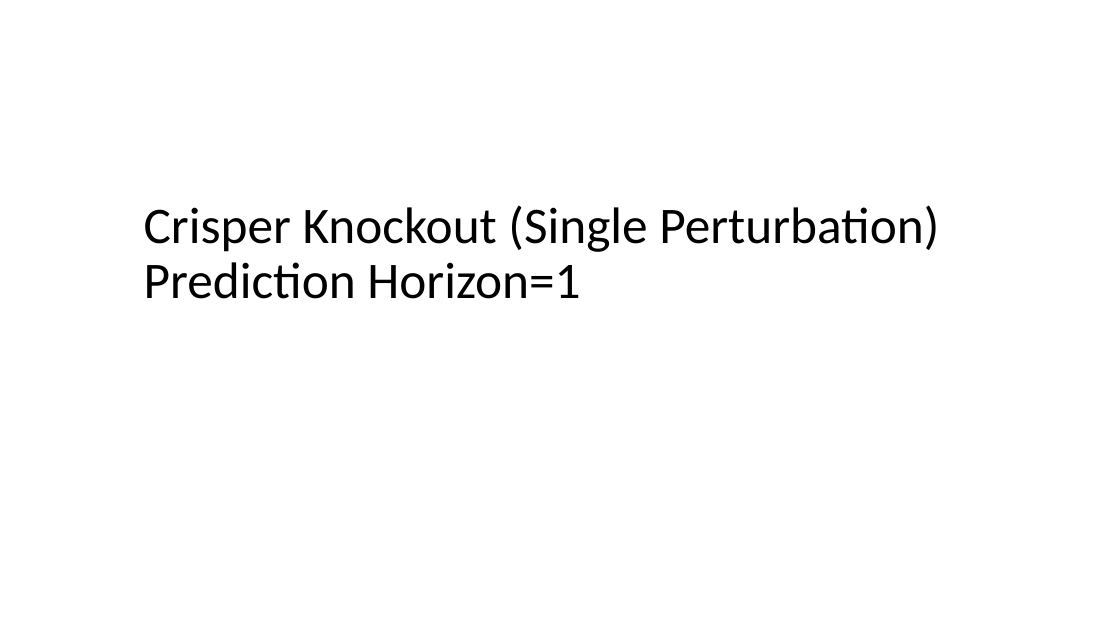
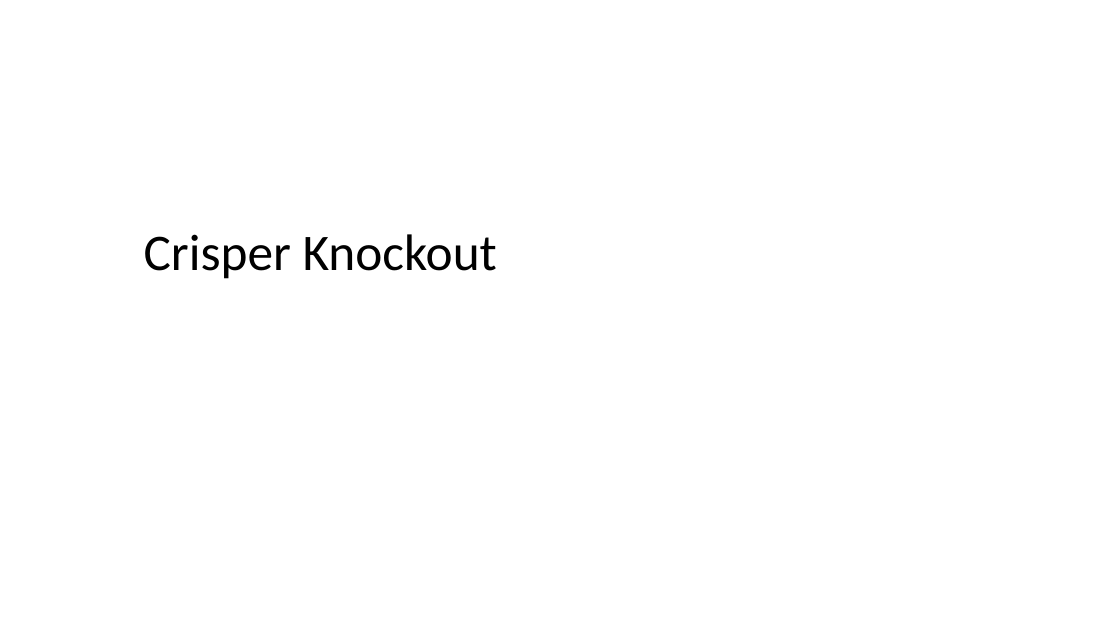
Before and after one commit to boabangf/GNN_RL_gene_trajectory_perturbation, a slide deck: slide 6 of ppt slides for omic codeathon (1) (1).pptx. Drawn at 1120x630 pixels with LibreOffice and Linux fonts; fonts in the diff are those of the drawing. Boxes give left, top, right and bottom in pixels: in the first picture for what was removed or moved away, otherwise in the second. Text is boxed around its words. In the diff, an @@ line names an element or a change of style, - is before the commit and + after.

```diff
--- a/ppt slides for omic codeathon (1) (1).pptx
+++ b/ppt slides for omic codeathon (1) (1).pptx
@@ title at [144, 234, 497, 279]: text changed @@
-Crisper Knockout (Single Perturbation)
-Prediction Horizon=1
+Crisper Knockout
```
Also in this commit, not shown: 1 other slide changed.
